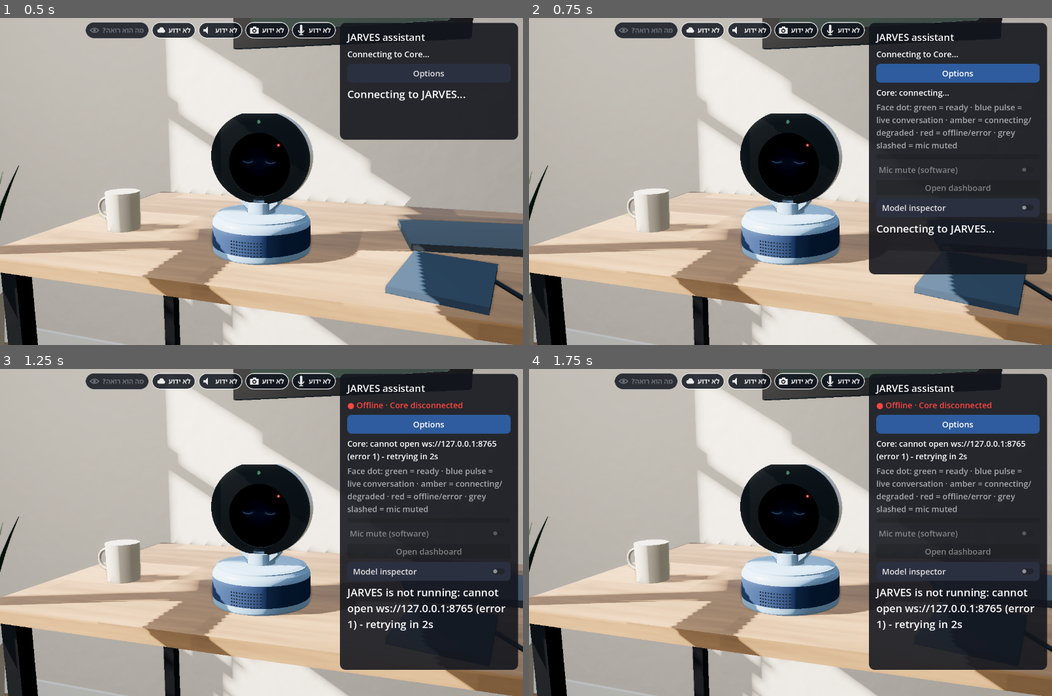
Above: before the commit, frames 1-4 (two rows, left to right).
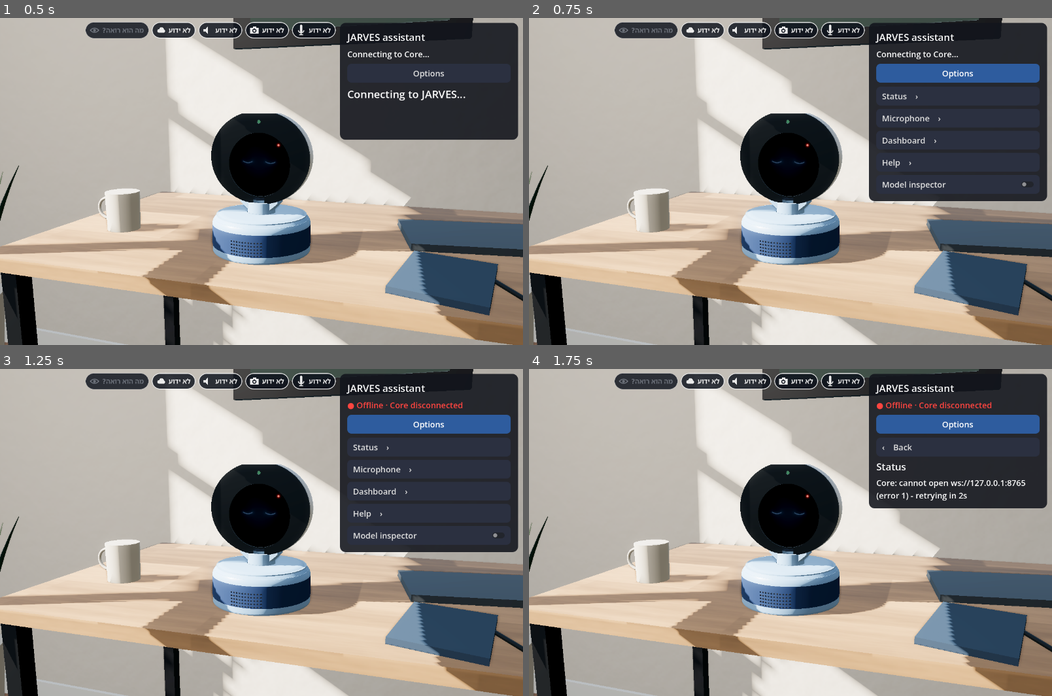
Above: after the commit, the same moments.

Repository: Jarvis-igerman-ai/jarves
Game: Godot game, scene res://main.tscn
The game is run twice, just before and just after one commit, with the same random seed, the same clock (stepped at 60 frames per second) and the same inputs.
Inputs (mouse positions are in pixels of both pictures, inside the frame that each line leads up to):
- Up to frame 1 (0.5 s): no input
- Up to frame 2 (0.75 s): click "Options" at 0.5 s
- Up to frame 3 (1.25 s): no input
- Up to frame 4 (1.75 s): click (957, 447) at 1.25 s, where only the run after the commit has a clickable "Status ›"

Frame 1 is identical in both runs. In frame 2, 9.8% of the frame differs, in the area x 65-100%, y 21-79%; in frame 3, 14%; in frame 4, 18%, in the area x 65-100%, y 22-92%.

Commit message:
ui(viewer): Options as a settings tree with one small page per topic
Co-Authored-By: Claude Sonnet 5.5 <noreply@anthropic.com>
Claude-Session: https://claude.ai/code/session_01A4qoP7qn5dWHRAivVAyLEk

Diff:
--- a/godot/face/assistant_ui.gd
+++ b/godot/face/assistant_ui.gd
@@ -22,6 +22,9 @@
 const UI_FONT := 20               # readable on a desk monitor; the default 16 px was too small
 var options_box: VBoxContainer
 var inspector_chk: CheckButton
+var legend_lbl: Label
+var pages := {}                   # settings "tree": page name -> VBoxContainer (root = the list)
+var main_view: Array = []         # hidden while Settings is open
 var connection: Label
 var _state := "idle"
 var _linked := false
@@ -62,7 +65,7 @@
 	var toggle := Button.new()
 	toggle.text = "Options"
 	toggle.toggle_mode = true
-	toggle.toggled.connect(func(on): options_box.visible = on)
+	toggle.toggled.connect(_on_options)
 	box.add_child(toggle)
 	options_box = VBoxContainer.new()
 	options_box.add_theme_constant_override("separation", 8)
@@ -74,6 +77,7 @@
 	status_lbl.autowrap_mode = TextServer.AUTOWRAP_WORD_SMART
 	options_box.add_child(status_lbl)
 	var legend := Label.new()
+	legend_lbl = legend
 	legend.text = LINK_LEGEND
 	legend.modulate = Color(1, 1, 1, 0.6)
 	legend.custom_minimum_size = Vector2(400, 0)
@@ -115,6 +119,7 @@
 	inspector_chk.visible = false     # main.gd (3D twin) turns it on; the face display has no inspector
 	inspector_chk.toggled.connect(func(on): inspector_toggled.emit(on))
 	options_box.add_child(inspector_chk)
+	_build_menu()
 	confirm = ConfirmationDialog.new()
 	confirm.confirmed.connect(func(): _answer(true))
 	confirm.canceled.connect(func(): _answer(false))
@@ -175,6 +180,63 @@
 	return make_ui_theme(UI_FONT)
 
 
+## Settings as a tree (like phone settings): a short list of rows; each row opens one small page with a Back row.
+func _build_menu() -> void:
+	for w in [activity, who, caption]:
+		main_view.append(w)
+	var take := func(w: Control, page: VBoxContainer) -> void:
+		w.get_parent().remove_child(w)
+		page.add_child(w)
+	var root := _page("root", "")
+	for spec in [["Status", "status"], ["Microphone", "mic"], ["Dashboard", "dashboard"], ["Help", "help"]]:
+		var row := Button.new()
+		row.text = "%s    ›" % spec[0]
+		row.alignment = HORIZONTAL_ALIGNMENT_LEFT
+		row.pressed.connect(_open_page.bind(spec[1]))
+		root.add_child(row)
+	inspector_chk.get_parent().remove_child(inspector_chk)
+	root.add_child(inspector_chk)
+	take.call(status_lbl, _page("status", "Status"))
+	var mic := _page("mic", "Microphone")
+	take.call(mute_chk, mic)
+	take.call(level_bar, mic)
+	take.call(dash_btn, _page("dashboard", "Dashboard"))
+	take.call(legend_lbl, _page("help", "What the dot means"))
+	_open_page("root")
+
+
+func _page(key: String, title: String) -> VBoxContainer:
+	var pg := VBoxContainer.new()
+	pg.add_theme_constant_override("separation", 8)
+	if key != "root":
+		var back := Button.new()
+		back.text = "‹    Back"
+		back.alignment = HORIZONTAL_ALIGNMENT_LEFT
+		back.pressed.connect(_open_page.bind("root"))
+		pg.add_child(back)
+		var t := Label.new()
+		t.text = title
+		t.add_theme_font_size_override("font_size", UI_FONT + 4)
+		pg.add_child(t)
+	pg.visible = false
+	options_box.add_child(pg)
+	pages[key] = pg
+	return pg
+
+
+func _open_page(key: String) -> void:
+	for k in pages:
+		pages[k].visible = k == key
+
+
+func _on_options(on: bool) -> void:
+	options_box.visible = on
+	for w in main_view:
+		w.visible = not on
+	if on:
+		_open_page("root")
+
+
 func _process(delta: float) -> void:
 	if preview and preview.tick(delta):
 		_close_preview()
@@ -259,7 +321,7 @@
 		preview.close_preview("offline")      # no frames without the Core; nothing kept
 		strip.set_preview_open(false)
 		status_lbl.text = "Core: " + detail
-		activity.text = "JARVES is not running: " + detail
+		activity.text = "Not connected"
 		if face:
 			face.set_state("idle")
 			face.set_link("offline")
Not shown, changed: docs/HANDOFF.md
